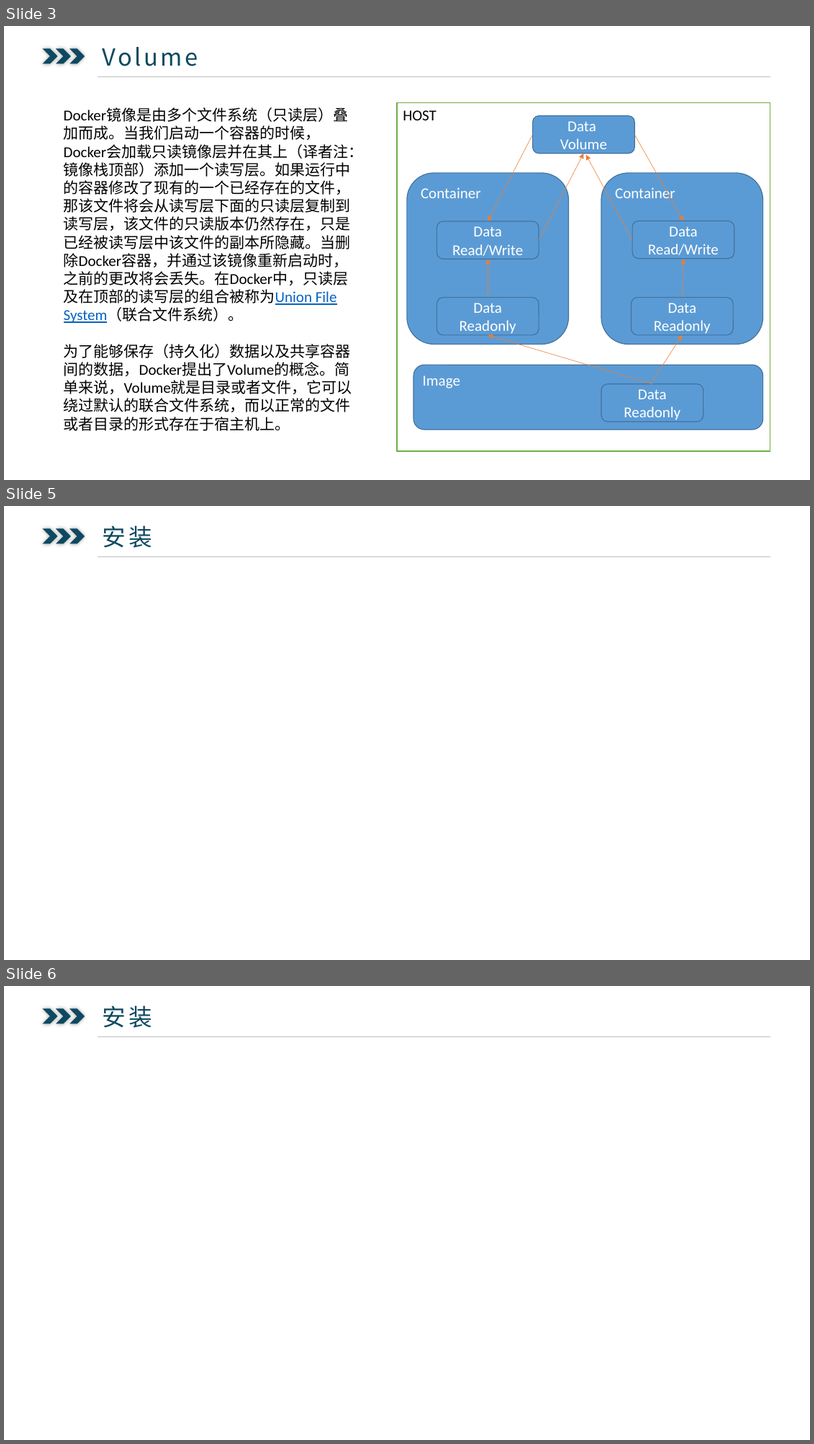
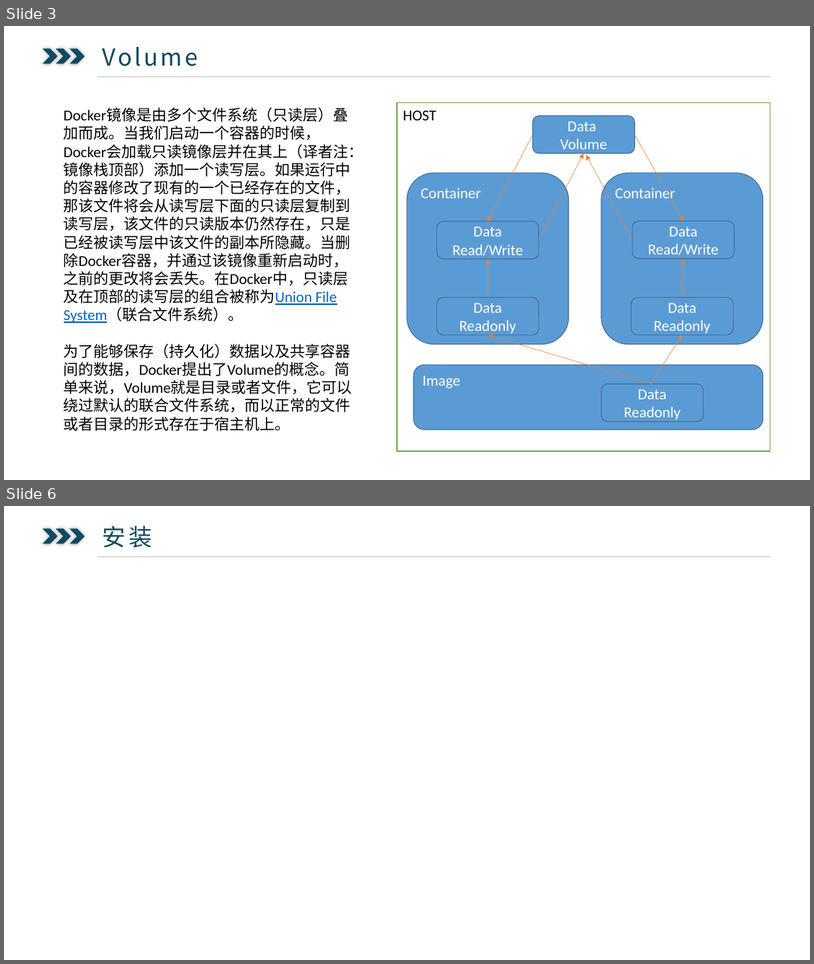
Before and after one commit to ysglyl/ppts, a slide deck: docker.pptx. Shown one above the other, each under a label of ours: slides 3, 5 and 6 before the commit, slides 3 and 6 after it; the slides between them are not shown. The pictures are 814x1444 and 814x964 pixels, drawn with LibreOffice and Linux fonts; fonts in the diff are those of the drawing. Boxes give left, top, right and bottom in pixels: in the first picture for what was removed or moved away, otherwise in the second. Text is boxed around its words. In the diff, an @@ line names an element or a change of style, - is before the commit and + after.

```diff
--- a/docker.pptx
+++ b/docker.pptx
@@ slide 5 removed at (x1=4, y1=506, x2=810, y2=960), background #FFFFFF @@
@@ text removed at (x1=103, y1=525, x2=152, y2=548) @@
-  安装
@@ chevron removed at (x1=43, y1=528, x2=58, y2=543) @@
@@ chevron removed at (x1=56, y1=528, x2=71, y2=543) @@
@@ chevron removed at (x1=70, y1=528, x2=85, y2=543) @@
@@ line removed from (98, 556) to (771, 556) @@
```
Also in this commit, not shown: 2 slides added, 1 other slide removed.
